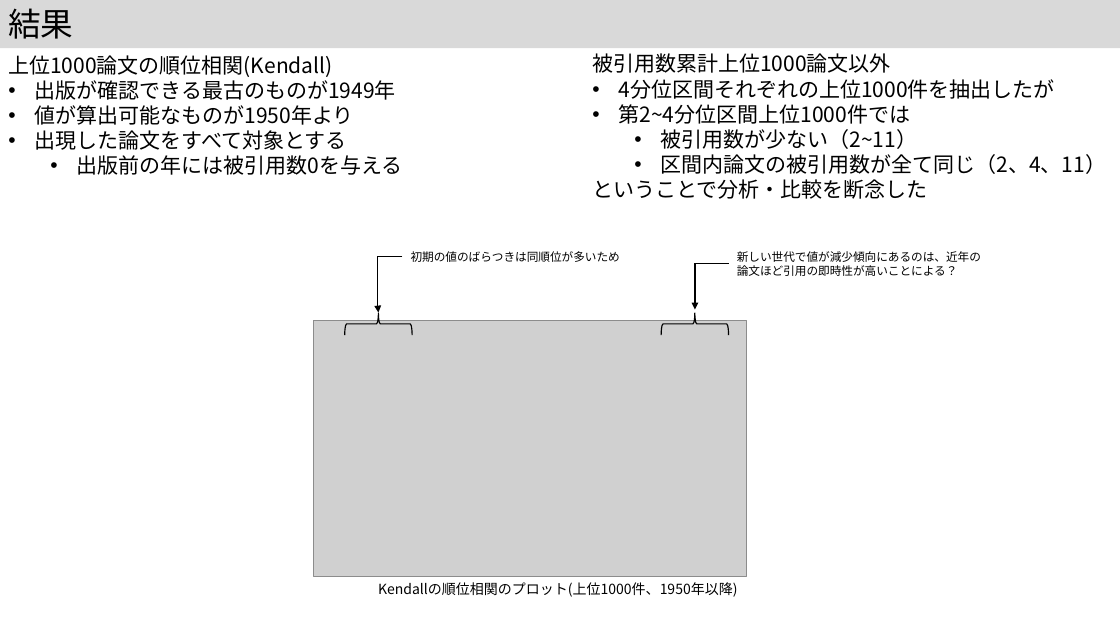
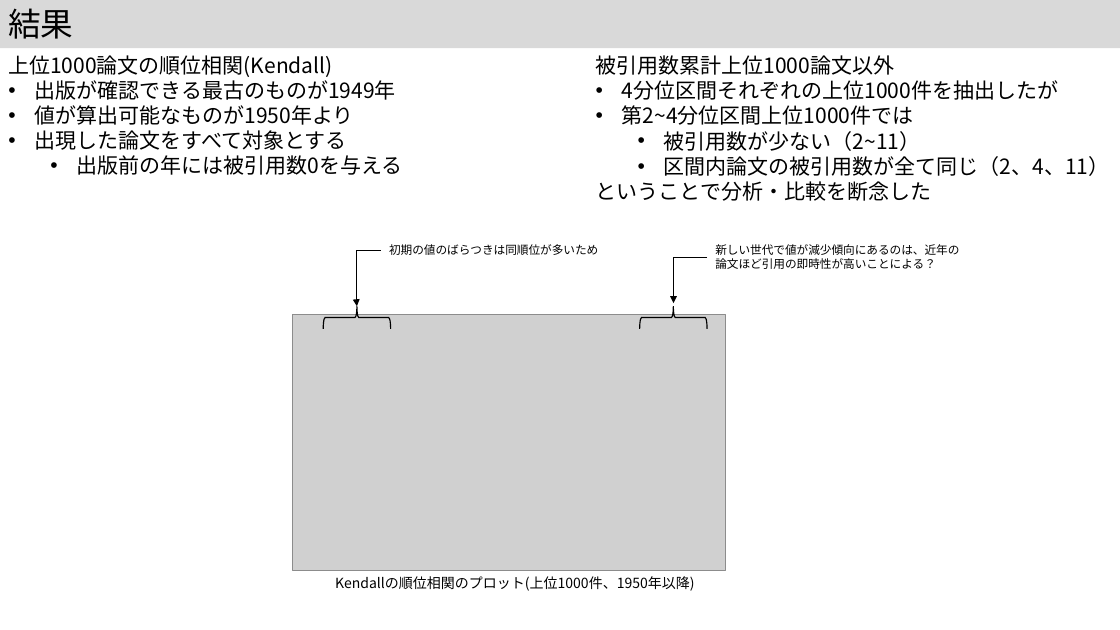
Before and after one commit to kouamano/pubmed-analysis, a slide deck: slide 6 of 202312/MIS41.pptx. Drawn at 1120x630 pixels with LibreOffice and Linux fonts; fonts in the diff are those of the drawing; grey boxes stand for pictures. Boxes give left, top, right and bottom in pixels: in the first picture for what was removed or moved away, otherwise in the second. Text is boxed around its words. In the diff, an @@ line names an element or a change of style, - is before the commit and + after.

```diff
--- a/202312/MIS41.pptx
+++ b/202312/MIS41.pptx
@@ text "被引用数累計上位1000論文以外": place and size @@
-text "被引用数累計上位1000論文以外" at [592,53,1107,199]
+text "被引用数累計上位1000論文以外" at [596,55,1110,201]
@@ 2 texts, 2 right braces, 2 elbow arrows, 1 picture: place and size @@
-2 texts, 2 right braces, 2 elbow arrows, 1 picture at [314,251,981,577]
+2 texts, 2 right braces, 2 elbow arrows, 1 picture at [292,244,959,571]
@@ text "Kendallの順位相関のプロット(上位1000件、1950年以降)": place and size @@
-text "Kendallの順位相関のプロット(上位1000件、1950年以降)" at [378,582,737,597]
+text "Kendallの順位相関のプロット(上位1000件、1950年以降)" at [335,576,694,591]
```
Also in this commit, not shown: 2 other slides changed.
